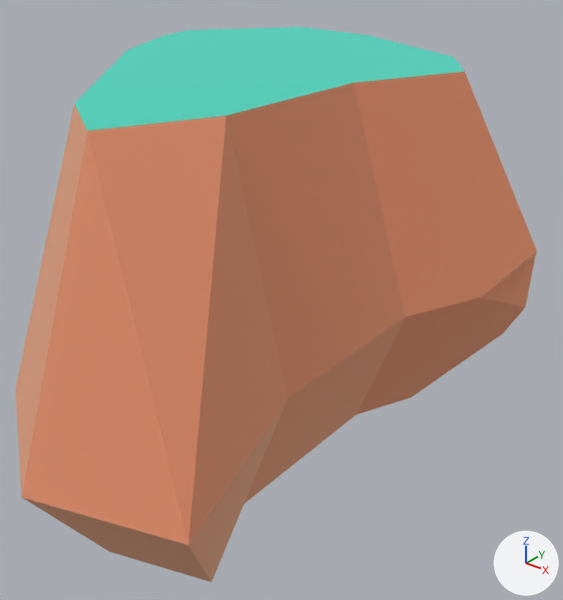
Before and after pictures for a commit that changed the glTF model maps/world/.stores/model-library/kenney/nature-kit/rock_largeB.glb.
Both versions are drawn from a camera (50 mm lens) standing at (0.711, -0.768, 0.542) and looking at (0.09, 0.008, 0.061). The lights are fixed; the arrows at lower right show +X, +Y and +Z. The first picture is the older version. Where no turn or scale is listed for an object, it has been applied to the vertices.

The first picture shows 'rock_largeB'.
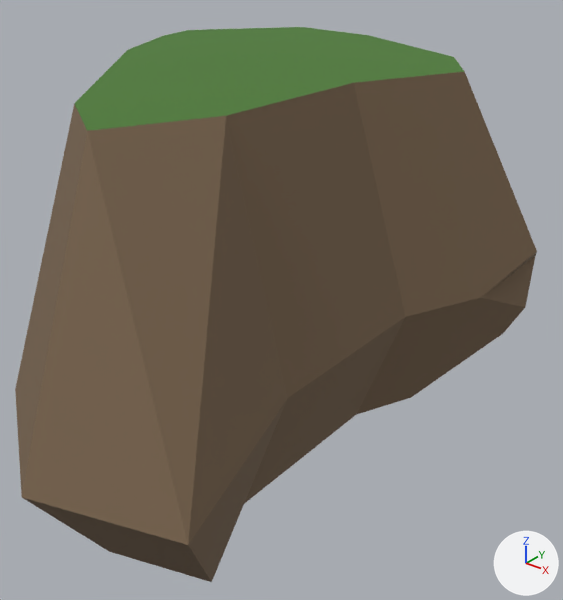
The change, as a list of edits to the scene's bpy script:
```text
Change mat_dirt:
    mat_dirt.metallic: 1.0 -> 0.0
    mat_dirt.base_color: (0.886, 0.514, 0.341) -> (0.18, 0.12, 0.07)  # beige #f2be9e -> brown #76614b
Change mat_grass:
    mat_grass.metallic: 1.0 -> 0.0
    mat_grass.base_color: (0.173, 0.847, 0.722) -> (0.069, 0.195, 0.03)  # cyan #73eddd -> dark green #4a7a30
Remove ob_tmpparent:
    ob_tmpparent = bpy.data.objects.new('tmpParent', None)
    ob_tmpparent.location = (0.0, 0.0, 0.0)
```

Boxes [x1, y1, x2, y2] around the edits, measured in the pictures (563 x 600 px):
'rock_largeB', recoloured, surface changed (darker)
    both: [15, 27, 537, 582]
